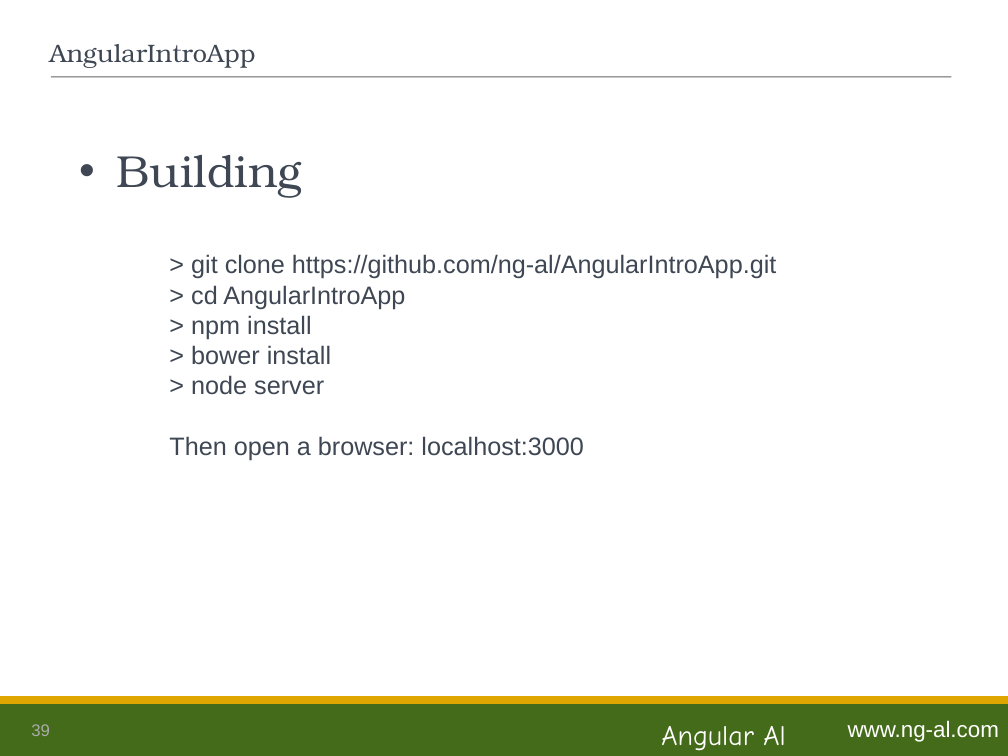
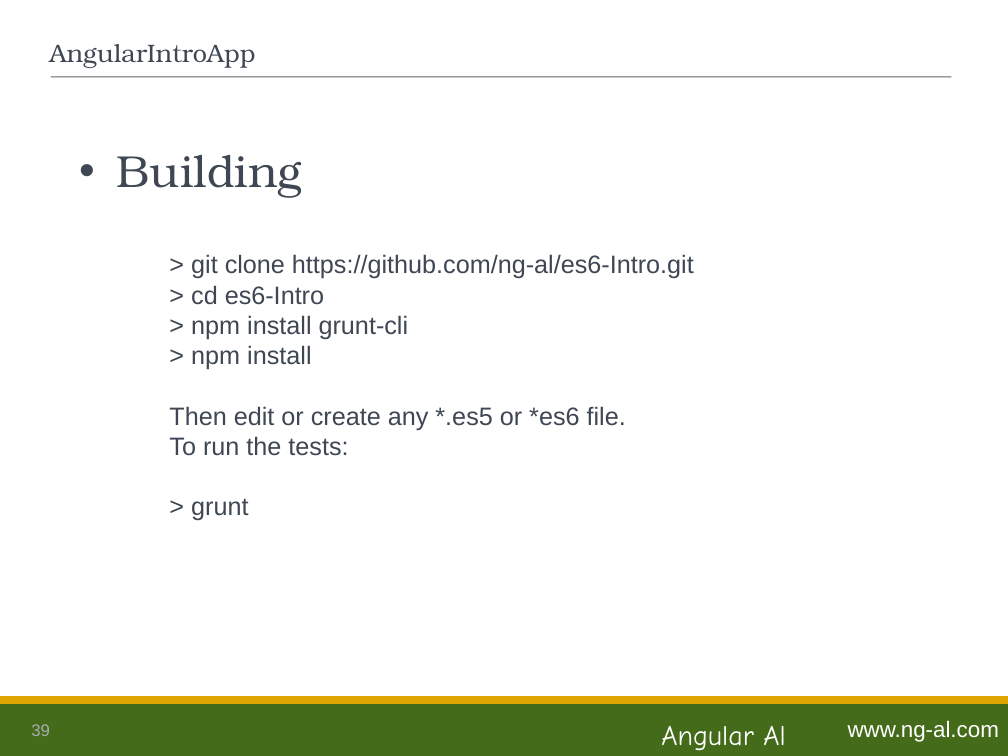
Before and after one commit to ng-al/es6-Intro, a slide deck: slide 39 of es6_Intro.ppt. Drawn at 1008x756 pixels with LibreOffice and Linux fonts; fonts in the diff are those of the drawing. Boxes give left, top, right and bottom in pixels: in the first picture for what was removed or moved away, otherwise in the second. Text is boxed around its words. In the diff, an @@ line names an element or a change of style, - is before the commit and + after.

Commit message:
Updated slides

```diff
--- a/es6_Intro.ppt
+++ b/es6_Intro.ppt
@@ text at box(191, 254, 694, 340): text changed @@
-> git clone https://github.com/ng-al/AngularIntroApp.git
-> cd AngularIntroApp
+> git clone https://github.com/ng-al/es6-Intro.git
+> cd es6-Intro
+> npm install grunt-cli
@@ text at box(169, 406, 626, 520): text changed @@
-> bower install
-> node server
-Then open a browser: localhost:3000
+Then edit or create any *.es5 or *es6 file.
+To run the tests:
+> grunt
```
Also in this commit, not shown: 7 other slides changed, 1 slide removed.
